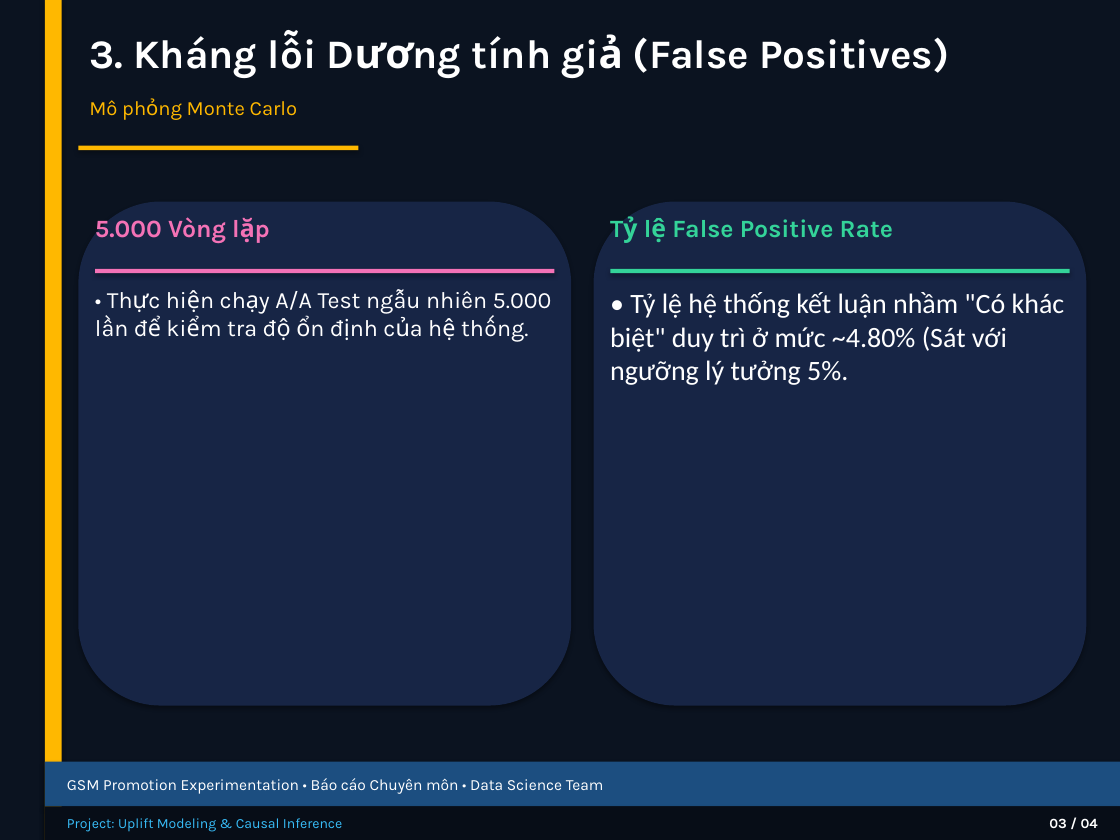
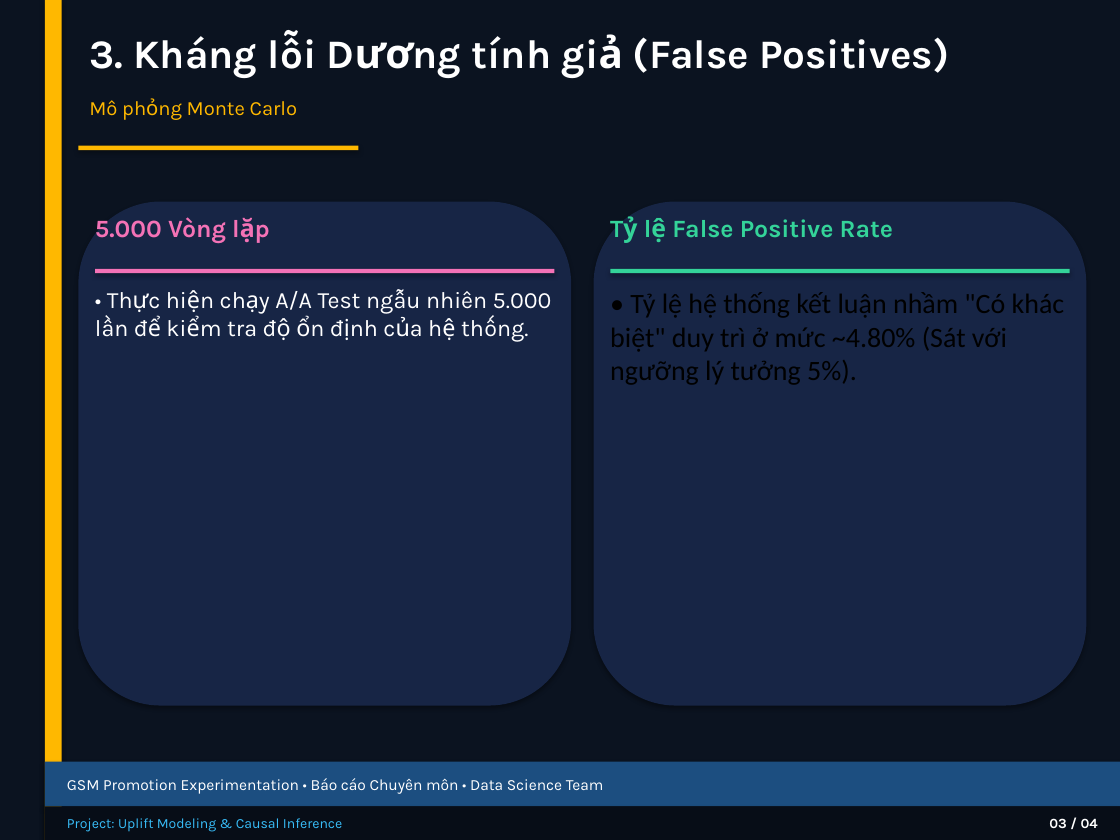
Before and after one commit to thaibuivan/GSM-promotion-experimentation, a slide deck: slide 4 of docs/Week4_AA_AB_Testing_Summary.pptx. Drawn at 1120x840 pixels with LibreOffice and Linux fonts; fonts in the diff are those of the drawing. Boxes give left, top, right and bottom in pixels: in the first picture for what was removed or moved away, otherwise in the second. Text is boxed around its words. In the diff, an @@ line names an element or a change of style, - is before the commit and + after.

```diff
--- a/docs/Week4_AA_AB_Testing_Summary.pptx
+++ b/docs/Week4_AA_AB_Testing_Summary.pptx
@@ text at (610,292,1065,385): text changed; text colour #FFFFFF to #000000 @@
-• Tỷ lệ hệ thống kết luận nhầm "Có khác biệt" duy trì ở mức ~4.80% (Sát với ngưỡng lý tưởng 5%.
+• Tỷ lệ hệ thống kết luận nhầm "Có khác biệt" duy trì ở mức ~4.80% (Sát với ngưỡng lý tưởng 5%).
```
Also in this commit, not shown: 2 other slides changed.
